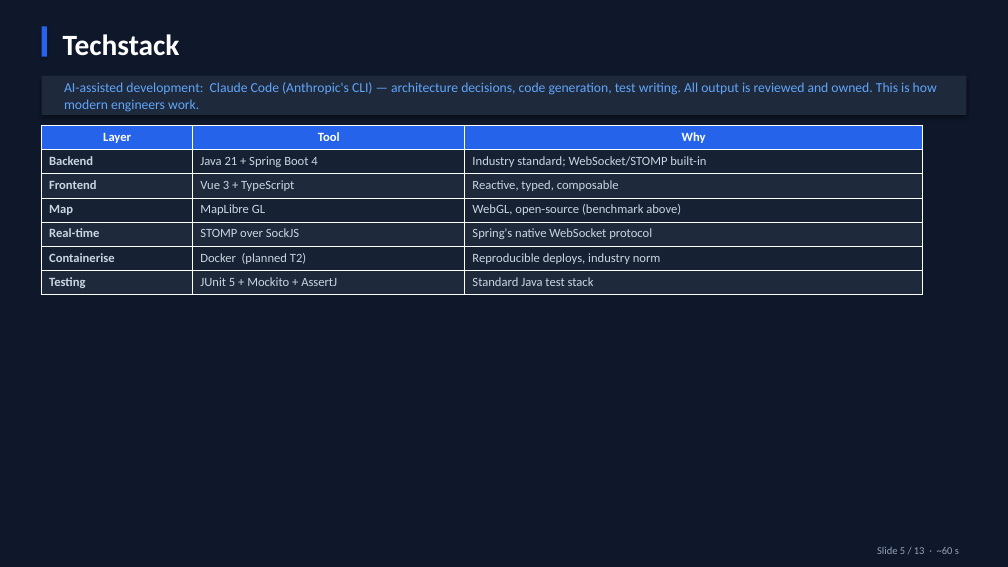
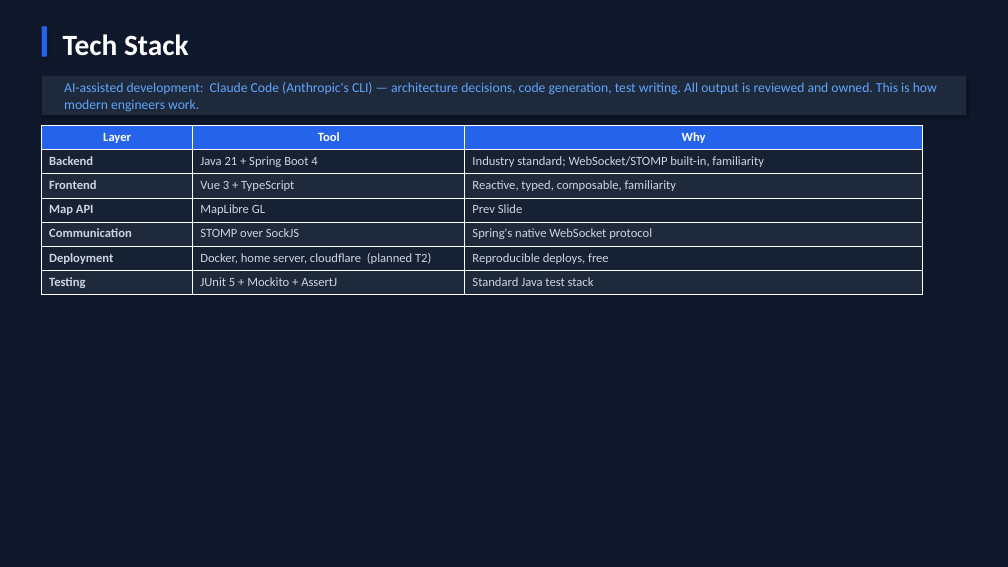
Before and after one commit to Ming-Bao/Scotland-Yard, a slide deck: slide 5 of documentation/presentation/presentation.pptx. Drawn at 1008x567 pixels with LibreOffice and Linux fonts; fonts in the diff are those of the drawing. Boxes give left, top, right and bottom in pixels: in the first picture for what was removed or moved away, otherwise in the second. Text is boxed around its words. In the diff, an @@ line names an element or a change of style, - is before the commit and + after.

```diff
--- a/documentation/presentation/presentation.pptx
+++ b/documentation/presentation/presentation.pptx
@@ text at <box>63,34,189,56</box>: text changed @@
-Techstack
+Tech Stack
@@ table at <box>42,126,923,295</box> @@
-row 2, column 3: Industry standard; WebSocket/STOMP built-in
+row 2, column 3: Industry standard; WebSocket/STOMP built-in, familiarity
-row 3, column 3: Reactive, typed, composable
+row 3, column 3: Reactive, typed, composable, familiarity
-row 4, column 1: Map
+row 4, column 1: Map API
-row 4, column 3: WebGL, open-source (benchmark above)
+row 4, column 3: Prev Slide
-row 5, column 1: Real-time
+row 5, column 1: Communication
-row 6: Containerise | Docker (planned T2) | Reproducible deploys, industry norm
+row 6: Deployment | Docker, home server, cloudflare (planned T2) | Reproducible deploys, free
@@ text removed at <box>877,547,959,554</box> @@
-Slide 5 / 13 · ~60 s
```
Also in this commit, not shown: 5 other slides changed, 3 slides added, 3 slides removed, 1 other file.
